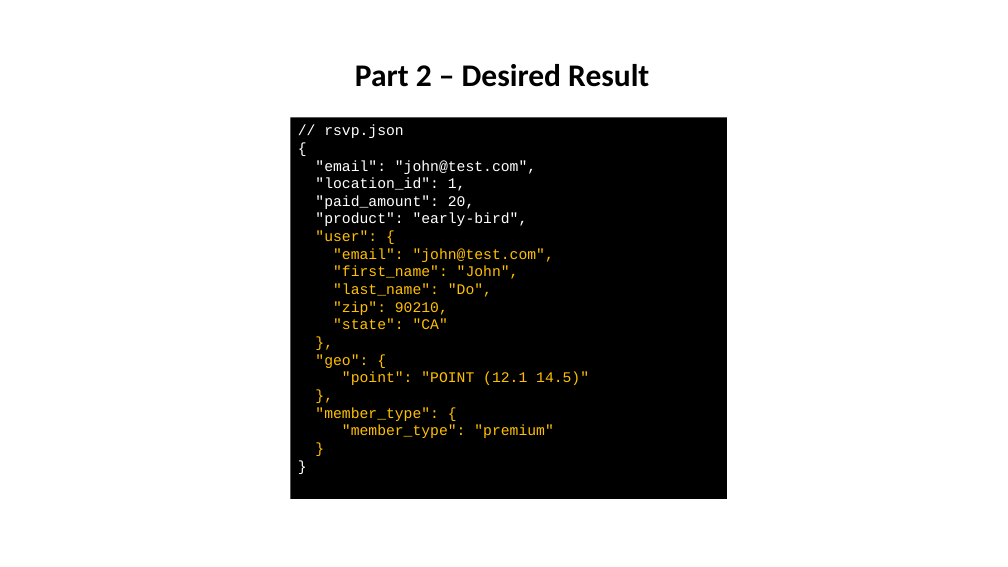
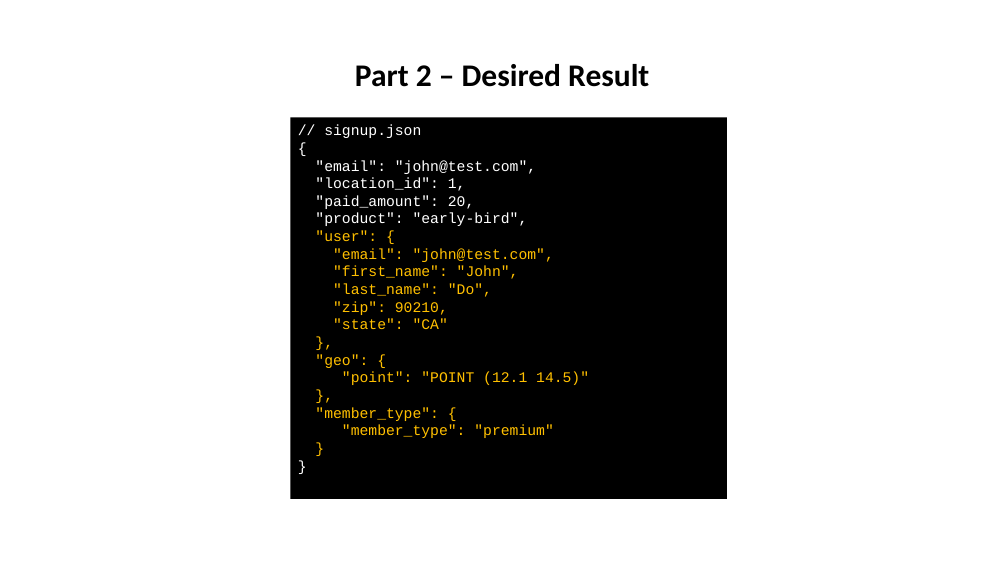
Before and after one commit to evermight/elasticsearch-ingest, a slide deck: slide 2 of part-2/part-2.pptx. Drawn at 1008x567 pixels with LibreOffice and Linux fonts; fonts in the diff are those of the drawing. Boxes give left, top, right and bottom in pixels: in the first picture for what was removed or moved away, otherwise in the second. Text is boxed around its words. In the diff, an @@ line names an element or a change of style, - is before the commit and + after.

```diff
--- a/part-2/part-2.pptx
+++ b/part-2/part-2.pptx
@@ text in rectangle at <box>315,124,589,438</box>: text changed @@
-// rsvp.json
-{
-"email": "john@test.com",
-"location_id": 1,
-"paid_amount": 20,
-"product": "early-bird",
-"user": {
-"email": "john@test.com",
-"first_name": "John",
-"last_name": "Do",
-"zip": 90210,
-"state": "CA"
-},
-"geo": {
-"point": "POINT (12.1 14.5)"
-},
-"member_type": {
-"member_type": "premium"
+// signup.json
+{
+"email": "john@test.com",
+"location_id": 1,
+"paid_amount": 20,
+"product": "early-bird",
+"user": {
+"email": "john@test.com",
+"first_name": "John",
+"last_name": "Do",
+"zip": 90210,
+"state": "CA"
+},
+"geo": {
+"point": "POINT (12.1 14.5)"
+},
+"member_type": {
+"member_type": "premium"
```
Also in this commit, not shown: 1 other slide changed, 1 other file.
